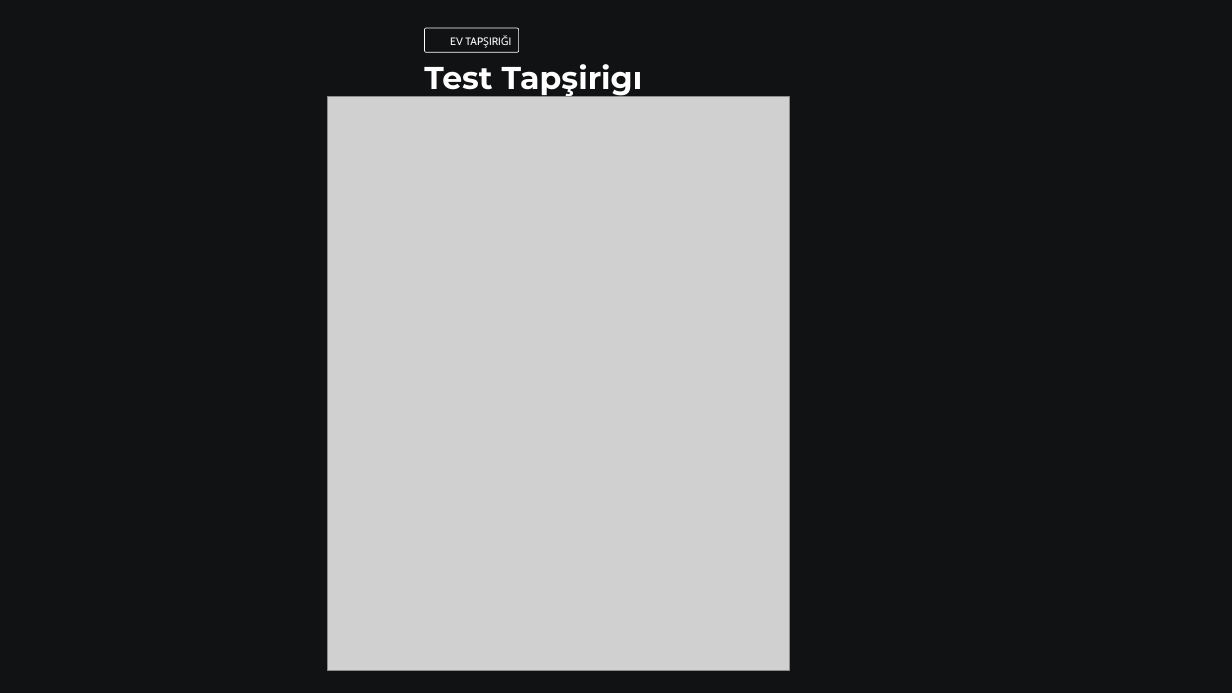
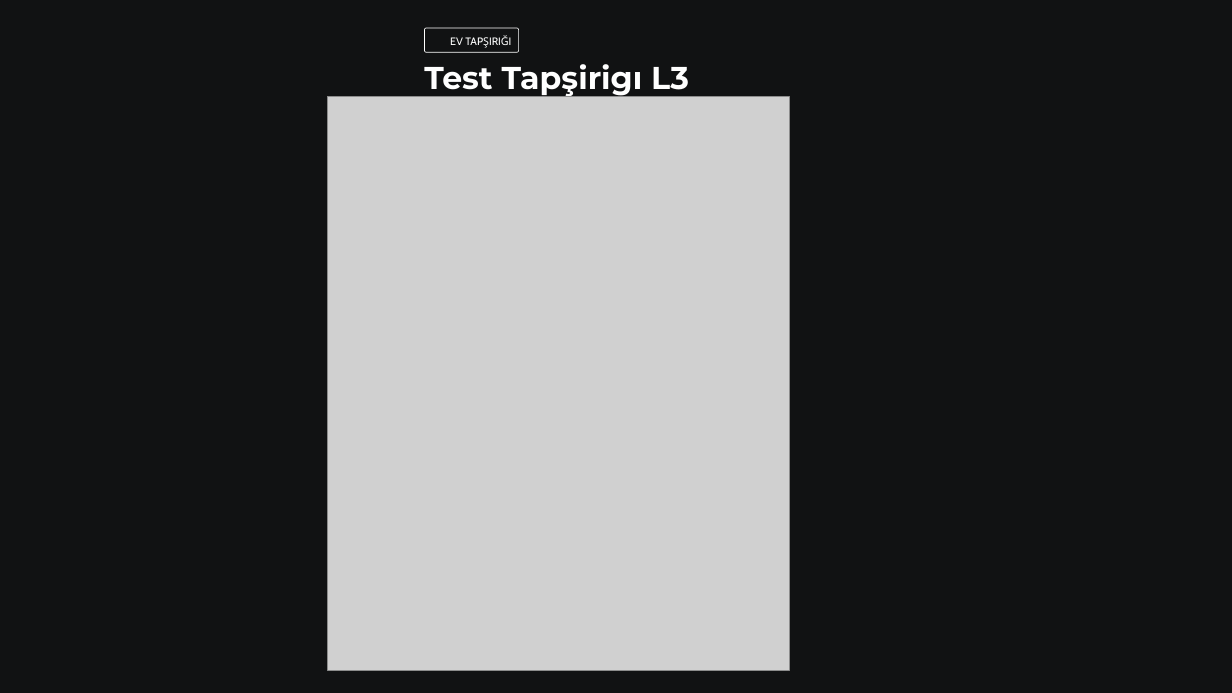
Before and after one commit to oiskenderov/ai-management-course, a slide deck: slide 12 of Seperated/Presentations/L3-Suni-Intellekt-ve-Idareetme-Qerarlari.pptx. Drawn at 1232x693 pixels with LibreOffice and Linux fonts; fonts in the diff are those of the drawing; grey boxes stand for pictures; background and template pictures are left out. Boxes give left, top, right and bottom in pixels: in the first picture for what was removed or moved away, otherwise in the second. Text is boxed around its words. In the diff, an @@ line names an element or a change of style, - is before the commit and + after.

```diff
--- a/Seperated/Presentations/L3-Suni-Intellekt-ve-Idareetme-Qerarlari.pptx
+++ b/Seperated/Presentations/L3-Suni-Intellekt-ve-Idareetme-Qerarlari.pptx
@@ text at (424,64,689,98): text changed @@
-Test Tapşirigı
+Test Tapşirigı L3
```
Also in this commit, not shown: 1 other slide changed, 6 other files.
